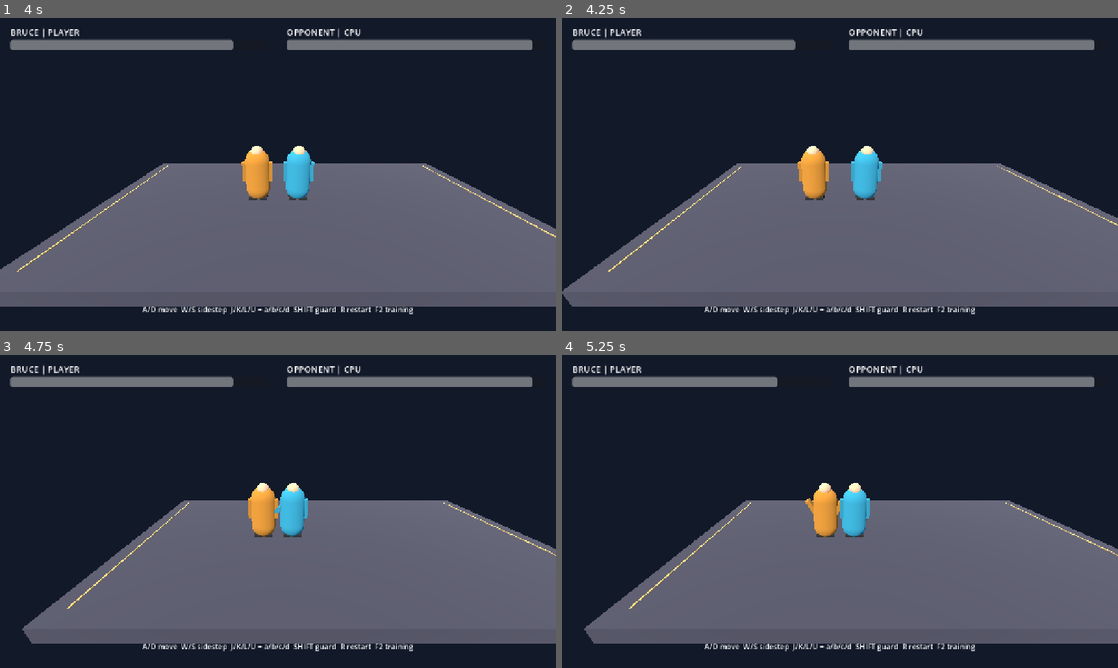
Above: before the commit, frames 1-4 (two rows, left to right).
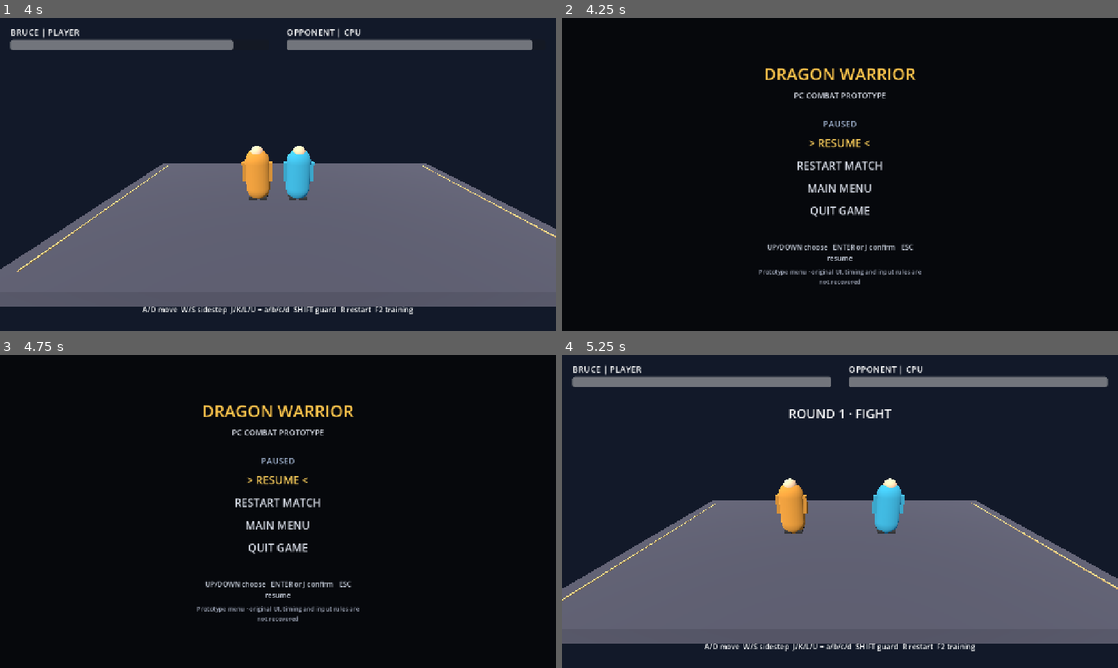
Above: after the commit, the same moments.

Repository: wucong220/brucelee-pc-port
Game: Godot game, scene res://scenes/main.tscn
Same seed, same stepped clock (60 frames per second), same inputs: the game is played once before the commit and once after it.
Inputs (mouse positions are in pixels of both pictures, inside the frame that each line leads up to):
- Up to frame 1 (4 s): tap Enter at 0.5, 0.6, 3.8 s; move the mouse to (400, 158) at 0.52 s; hold D 0.53-1.25 s; click (400, 158) at 0.67 s; tap Keypad Enter at 0.8 s; drag from (166, 190) to (250, 237) at 1.27 s; move the mouse to (333, 105) at 2.02 s; hold D 2.03-2.75 s; tap J at 2.1 s; click (333, 105) at 2.17 s; tap K at 2.3 s; drag from (250, 237) to (111, 127) at 2.77 s; move the mouse to (444, 221) at 3.52 s; hold A from 3.53 s (still down); tap U at 3.6 s; click (444, 221) at 3.67 s
- Up to frame 2 (4.25 s): keep holding A; tap Escape at 4.15 s
- Up to frame 3 (4.75 s): release A at 4.25 s; drag from (111, 464) to (194, 433) at 4.27 s
- Up to frame 4 (5.25 s): move the mouse to (867, 511) at 5.02 s; hold Down from 5.03 s (still down); tap Keypad Enter at 5.1 s; click (867, 511) at 5.17 s

Frame 1 is identical in both runs. In frame 2, 99% of the frame differs, in the area x 0-100%, y 0-100%; in frame 3, 99%; in frame 4, 9.6%.

Commit message:
Add prototype main and pause menus

Diff:
--- a/godot/project.godot
+++ b/godot/project.godot
@@ -11,6 +11,7 @@
 window/size/viewport_width=1280
 window/size/viewport_height=720
 window/stretch/mode="canvas_items"
+window/stretch/aspect="expand"
 
 [rendering]
 renderer/rendering_method="gl_compatibility"
--- a/godot/scripts/main.gd
+++ b/godot/scripts/main.gd
@@ -4,11 +4,13 @@
 
 const CandidateBounds = preload("res://scripts/candidate_bounds.gd")
 const CandidatePathGuard = preload("res://scripts/candidate_path_guard.gd")
+const PrototypeMenu = preload("res://scripts/prototype_menu.gd")
 const CANDIDATE_HEIGHT_TOLERANCE: float = 0.01
 
 var player: PortFighter
 var computer: PortFighter
 var hud: PortHUD
+var prototype_menu: PortPrototypeMenu
 var fight_camera: Camera3D
 var combat_audio: Node
 var _candidate_audio: Dictionary = {}
@@ -19,6 +21,9 @@
 var done: bool = false
 var training_mode: bool = false
 var training_completed: bool = false
+var main_menu_enabled: bool = false
+var main_menu_active: bool = false
+var menu_paused: bool = false
 var elapsed: float = 0.0
 var notice_timer: float = 0.0
 var rng: RandomNumberGenerator = RandomNumberGenerator.new()
@@ -30,8 +35,15 @@
     _build_combat_audio()
     hud = PortHUD.new()
     add_child(hud)
+    prototype_menu = PortPrototypeMenu.new()
+    add_child(prototype_menu)
+    prototype_menu.command_requested.connect(_on_menu_command)
+    var export_self_test: bool = OS.get_environment("BRUCELEE_EXPORT_SELF_TEST") == "1"
+    main_menu_enabled = false if export_self_test else _should_show_main_menu()
     _reset_match()
-    if OS.get_environment("BRUCELEE_EXPORT_SELF_TEST") == "1":
+    if main_menu_enabled:
+        _open_main_menu()
+    if export_self_test:
         call_deferred("_run_export_self_test")
 
 
@@ -289,6 +301,61 @@
     notice_timer = 1.2
     hud.show_message("TRAINING · K L L / K U U" if training_mode else "ROUND 1 · FIGHT")
     _update_fight_camera()
+
+func _should_show_main_menu() -> bool:
+    var setting: String = OS.get_environment("BRUCELEE_MAIN_MENU")
+    if setting == "1":
+        return true
+    if setting == "0":
+        return false
+    return not OS.has_feature("editor")
+
+func _open_main_menu() -> void:
+    main_menu_active = true
+    menu_paused = false
+    player.move_axis = Vector2.ZERO
+    computer.move_axis = Vector2.ZERO
+    hud.visible = false
+    prototype_menu.show_main_menu()
+    get_tree().paused = true
+
+func _open_pause_menu() -> void:
+    menu_paused = true
+    player.move_axis = Vector2.ZERO
+    computer.move_axis = Vector2.ZERO
+    hud.visible = true
+    prototype_menu.show_pause_menu()
+    get_tree().paused = true
+
+func _leave_menu() -> void:
+    main_menu_active = false
+    menu_paused = false
+    hud.visible = true
+    prototype_menu.hide_menu()
+    get_tree().paused = false
+
+func _on_menu_command(command: String) -> void:
+    match command:
+        "fight":
+            training_mode = false
+            _leave_menu()
+            _reset_match()
+        "training":
+            if _training_available():
+                training_mode = true
+                _leave_menu()
+                _reset_match()
+            else:
+                prototype_menu.show_error("TRAINING NEEDS CANDIDATE ANIMATIONS")
+        "resume":
+            _leave_menu()
+        "restart":
+            _leave_menu()
+            _reset_match()
+        "main_menu":
+            _open_main_menu()
+        "quit":
+            get_tree().quit()
 
 func _build_combat_audio() -> void:
     combat_audio = Node.new()
@@ -387,6 +454,10 @@
     if hud == null:
         return
     hud.set_health(player.health, computer.health)
+    if main_menu_active or menu_paused:
+        player.move_axis = Vector2.ZERO
+        computer.move_axis = Vector2.ZERO
+        return
     hud.set_context_hint(_contextual_controls())
     if notice_timer > 0.0:
         notice_timer -= delta
@@ -494,6 +565,11 @@
     var key_event: InputEventKey = event as InputEventKey
     if not key_event.pressed or key_event.echo:
         return
+    if prototype_menu != null and prototype_menu.handle_key_event(key_event):
+        return
+    if key_event.keycode == KEY_ESCAPE:
+        _open_pause_menu()
+        return
     if done and key_event.keycode not in [KEY_R, KEY_F2]:
         return
     if training_completed and key_event.keycode not in [KEY_R, KEY_F2]:
--- /dev/null
+++ b/godot/scripts/prototype_menu.gd
@@ -0,0 +1,221 @@
+extends CanvasLayer
+class_name PortPrototypeMenu
+
+## PC-only prototype menu. This does not claim parity with the Android game's UI.
+
+signal command_requested(command: String)
+
+const CandidatePathGuard = preload("res://scripts/candidate_path_guard.gd")
+const MAIN_COMMANDS: Array[String] = ["fight", "training", "quit"]
+const MAIN_LABELS: Array[String] = ["VS FIGHT", "GROUND TRAINING", "QUIT GAME"]
+const PAUSE_COMMANDS: Array[String] = ["resume", "restart", "main_menu", "quit"]
+const PAUSE_LABELS: Array[String] = [
+    "RESUME",
+    "RESTART MATCH",
+    "MAIN MENU",
+    "QUIT GAME",
+]
+
+var menu_state: String = "hidden"
+var selected_index: int = 0
+var background_loaded: bool = false
+var background_error: String = ""
+var background_path: String = ""
+var item_labels: Array[Label] = []
+var background: TextureRect
+var mode_label: Label
+var status_label: Label
+var controls_label: Label
+
+func _ready() -> void:
+    process_mode = Node.PROCESS_MODE_ALWAYS
+    layer = 30
+    _build_ui()
+    _load_background()
+    hide_menu()
+
+func _build_ui() -> void:
+    var screen: Control = Control.new()
+    screen.set_anchors_and_offsets_preset(Control.PRESET_FULL_RECT)
+    screen.mouse_filter = Control.MOUSE_FILTER_IGNORE
+    add_child(screen)
+    var fallback: ColorRect = ColorRect.new()
+    fallback.set_anchors_and_offsets_preset(Control.PRESET_FULL_RECT)
+    fallback.color = Color(0.035, 0.045, 0.065, 1.0)
+    fallback.mouse_filter = Control.MOUSE_FILTER_IGNORE
+    screen.add_child(fallback)
+    background = TextureRect.new()
+    background.set_anchors_and_offsets_preset(Control.PRESET_FULL_RECT)
+    background.expand_mode = TextureRect.EXPAND_IGNORE_SIZE
+    background.stretch_mode = TextureRect.STRETCH_KEEP_ASPECT_COVERED
+    background.texture_filter = CanvasItem.TEXTURE_FILTER_LINEAR
+    background.mouse_filter = Control.MOUSE_FILTER_IGNORE
+    screen.add_child(background)
+    var shade: ColorRect = ColorRect.new()
+    shade.set_anchors_and_offsets_preset(Control.PRESET_FULL_RECT)
+    shade.color = Color(0.015, 0.02, 0.035, 0.58)
+    shade.mouse_filter = Control.MOUSE_FILTER_IGNORE
+    screen.add_child(shade)
+
+    var center: CenterContainer = CenterContainer.new()
+    center.set_anchors_and_offsets_preset(Control.PRESET_FULL_RECT)
+    center.mouse_filter = Control.MOUSE_FILTER_IGNORE
+    screen.add_child(center)
+    var panel: VBoxContainer = VBoxContainer.new()
+    panel.custom_minimum_size = Vector2(380.0, 0.0)
+    panel.add_theme_constant_override("separation", 10)
+    center.add_child(panel)
+    var title: Label = Label.new()
+    title.text = "DRAGON WARRIOR"
+    title.horizontal_alignment = HORIZONTAL_ALIGNMENT_CENTER
+    title.add_theme_font_size_override("font_size", 38)
+    title.add_theme_color_override("font_color", Color(1.0, 0.78, 0.30))
+    panel.add_child(title)
+    var subtitle: Label = Label.new()
+    subtitle.text = "PC COMBAT PROTOTYPE"
+    subtitle.horizontal_alignment = HORIZONTAL_ALIGNMENT_CENTER
+    subtitle.add_theme_font_size_override("font_size", 18)
+    subtitle.add_theme_color_override("font_color", Color(0.86, 0.88, 0.92))
+    panel.add_child(subtitle)
+    var spacer: Control = Control.new()
+    spacer.custom_minimum_size = Vector2(0.0, 18.0)
+    panel.add_child(spacer)
+    mode_label = Label.new()
+    mode_label.horizontal_alignment = HORIZONTAL_ALIGNMENT_CENTER
+    mode_label.add_theme_font_size_override("font_size", 20)
+    mode_label.add_theme_color_override("font_color", Color(0.70, 0.78, 0.90))
+    panel.add_child(mode_label)
+    for index: int in range(PAUSE_LABELS.size()):
+        var label: Label = Label.new()
+        label.custom_minimum_size = Vector2(0.0, 42.0)
+        label.horizontal_alignment = HORIZONTAL_ALIGNMENT_CENTER
+        label.vertical_alignment = VERTICAL_ALIGNMENT_CENTER
+        label.add_theme_font_size_override("font_size", 25)
+        panel.add_child(label)
+        item_labels.append(label)
+    status_label = Label.new()
+    status_label.custom_minimum_size = Vector2(0.0, 30.0)
+    status_label.horizontal_alignment = HORIZONTAL_ALIGNMENT_CENTER
+    status_label.vertical_alignment = VERTICAL_ALIGNMENT_CENTER
+    status_label.autowrap_mode = TextServer.AUTOWRAP_WORD_SMART
+    status_label.add_theme_font_size_override("font_size", 17)
+    status_label.add_theme_color_override("font_color", Color(1.0, 0.55, 0.40))
+    panel.add_child(status_label)
+    controls_label = Label.new()
+    controls_label.text = "UP/DOWN select   ENTER/J confirm   ESC resume"
+    controls_label.horizontal_alignment = HORIZONTAL_ALIGNMENT_CENTER
+    controls_label.autowrap_mode = TextServer.AUTOWRAP_WORD_SMART
+    controls_label.add_theme_font_size_override("font_size", 16)
+    controls_label.add_theme_color_override("font_color", Color(0.78, 0.81, 0.86))
+    panel.add_child(controls_label)
+    var disclaimer: Label = Label.new()
+    disclaimer.text = "Prototype menu · original UI, timing and input rules are not recovered"
+    disclaimer.horizontal_alignment = HORIZONTAL_ALIGNMENT_CENTER
+    disclaimer.autowrap_mode = TextServer.AUTOWRAP_WORD_SMART
+    disclaimer.add_theme_font_size_override("font_size", 14)
+    disclaimer.add_theme_color_override("font_color", Color(0.64, 0.67, 0.74))
+    panel.add_child(disclaimer)
+
+func _load_background() -> void:
+    background_path = OS.get_environment("BRUCELEE_MAINMENU_PATH")
+    if background_path.is_empty():
+        var local_app_data: String = OS.get_environment("LOCALAPPDATA")
+        if local_app_data.is_empty():
+            background_error = "LOCALAPPDATA is unavailable"
+            return
+        background_path = local_app_data.path_join(
+            "BruceLee-PC-Port/p5-menu-assets-20261030/mainmenu_default.png"
+        )
+    background_error = CandidatePathGuard.external_path_error(
+        background_path, "prototype menu background"
+    )
+    if not background_error.is_empty():
+        return
+    var image: Image = Image.new()
+    if image.load(background_path) != OK:
+        background_error = "prototype menu background failed to load: " + background_path
+        return
+    background.texture = ImageTexture.create_from_image(image)
+    background_loaded = true
+
+func show_main_menu() -> void:
+    menu_state = "main"
+    selected_index = 0
+    visible = true
+    mode_label.text = "MAIN MENU"
+    status_label.text = ""
+    controls_label.text = "UP/DOWN choose   ENTER or J confirm"
+    _refresh_items(MAIN_LABELS)
+
+func show_pause_menu() -> void:
+    menu_state = "pause"
+    selected_index = 0
+    visible = true
+    mode_label.text = "PAUSED"
+    status_label.text = ""
+    controls_label.text = "UP/DOWN choose   ENTER or J confirm   ESC resume"
+    _refresh_items(PAUSE_LABELS)
+
+func hide_menu() -> void:
+    menu_state = "hidden"
+    visible = false
+
+func show_error(value: String) -> void:
+    status_label.text = value
+
+func selected_command() -> String:
+    var commands: Array[String] = (
+        MAIN_COMMANDS if menu_state == "main" else PAUSE_COMMANDS
+    )
+    if selected_index < 0 or selected_index >= commands.size():
+        return ""
+    return commands[selected_index]
+
+func handle_key_event(event: InputEventKey) -> bool:
+    if not visible:
+        return false
+    if not event.pressed or event.echo:
+        return true
+    var commands: Array[String] = (
+        MAIN_COMMANDS if menu_state == "main" else PAUSE_COMMANDS
+    )
+    match event.keycode:
+        KEY_UP, KEY_W:
+            selected_index = wrapi(selected_index - 1, 0, commands.size())
+            _refresh_selection()
+        KEY_DOWN, KEY_S:
+            selected_index = wrapi(selected_index + 1, 0, commands.size())
+            _refresh_selection()
+        KEY_ENTER, KEY_KP_ENTER, KEY_J:
+            var command: String = selected_command()
+            if not command.is_empty():
+                command_requested.emit(command)
+        KEY_ESCAPE:
+            if menu_state == "pause":
+                command_requested.emit("resume")
+    return true
+
+func _input(event: InputEvent) -> void:
+    if event is InputEventKey:
+        if handle_key_event(event as InputEventKey):
+            get_viewport().set_input_as_handled()
+
+func _refresh_items(labels: Array[String]) -> void:
+    for index: int in range(item_labels.size()):
+        item_labels[index].visible = index < labels.size()
+        if index < labels.size():
+            item_labels[index].set_meta("base_text", labels[index])
+    _refresh_selection()
+
+func _refresh_selection() -> void:
+    for index: int in range(item_labels.size()):
+        var label: Label = item_labels[index]
+        if not label.visible:
+            continue
+        var base_text: String = String(label.get_meta("base_text", label.text))
+        var selected: bool = index == selected_index
+        label.text = ("> " + base_text + " <" if selected else base_text)
+        label.add_theme_color_override(
+            "font_color",
+            Color(1.0, 0.82, 0.36) if selected else Color(0.84, 0.86, 0.90)
+        )
--- /dev/null
+++ b/godot/tests/validate_prototype_menu.gd
@@ -0,0 +1,180 @@
+extends SceneTree
+## Validate the PC-only main/pause menu against real local candidate resources.
+
+const CandidatePathGuard = preload("res://scripts/candidate_path_guard.gd")
+
+func _initialize() -> void:
+    call_deferred("_run")
+
+func _key(keycode: Key) -> InputEventKey:
+    var event: InputEventKey = InputEventKey.new()
+    event.keycode = keycode
+    event.pressed = true
+    return event
+
+func _run() -> void:
+    var args: PackedStringArray = OS.get_cmdline_user_args()
+    if args.size() < 2 or args.size() > 3:
+        push_error("Expected Bruce GLB, Brick GLB, and optional menu PNG")
+        quit(1)
+        return
+    OS.set_environment("BRUCELEE_PLAYER_GLB", args[0])
+    OS.set_environment("BRUCELEE_OPPONENT_GLB", args[1])
+    OS.set_environment("BRUCELEE_MAIN_MENU", "1")
+    if args.size() == 3:
+        OS.set_environment("BRUCELEE_MAINMENU_PATH", args[2])
+        var background_error: String = CandidatePathGuard.external_path_error(
+            args[2], "prototype menu background"
+        )
+        if not background_error.is_empty():
+            push_error("Menu background guard failed: " + background_error)
+            quit(1)
+            return
+    else:
+        OS.set_environment("BRUCELEE_MAINMENU_PATH", "")
+    var scene: Node = load("res://scenes/main.tscn").instantiate()
+    root.add_child(scene)
+    current_scene = scene
+    await process_frame
+    scene.set_process(false)
+    scene.set_physics_process(false)
+    var player: PortFighter = scene.get("player")
+    var computer: PortFighter = scene.get("computer")
+    player.set_physics_process(false)
+    computer.set_physics_process(false)
+    var menu: PortPrototypeMenu = scene.get("prototype_menu")
+    if menu == null or not menu.visible or not scene.get("main_menu_active"):
+        push_error("Exported-menu override did not open the main menu")
+        quit(1)
+        return
+    if root.content_scale_aspect != Window.CONTENT_SCALE_ASPECT_EXPAND:
+        push_error("Window content scaling does not expand narrow viewports")
+        quit(1)
+        return
+    var menu_screen: Control = menu.get_child(0) as Control
+    var default_window_size: Vector2i = root.size
+    root.size = Vector2i(480, 900)
+    await process_frame
+    if (menu_screen == null
+            or menu_screen.size.x < 1279.0
+            or menu_screen.size.y < 2398.0):
+        push_error("Menu canvas did not fill the expanded 480x900 viewport")
+        quit(1)
+        return
+    root.size = default_window_size
+    await process_frame
+    if menu.selected_command() != "fight" or menu.menu_state != "main":
+        push_error("Main menu did not start on VS FIGHT")
+        quit(1)
+        return
+    if args.size() == 3 and not menu.background_loaded:
+        push_error("External menu background did not load: " + menu.background_error)
+        quit(1)
+        return
+    Input.parse_input_event(_key(KEY_DOWN))
+    await process_frame
+    if menu.selected_command() != "training":
+        push_error("Main menu did not select ground training")
+        quit(1)
+        return
+    Input.parse_input_event(_key(KEY_UP))
+    await process_frame
+    Input.parse_input_event(_key(KEY_J))
+    await process_frame
+    if menu.visible or scene.get("main_menu_active") or scene.get("training_mode"):
+        push_error("VS FIGHT did not leave the main menu")
+        quit(1)
+        return
+    if paused:
+        push_error("Tree remained paused after VS FIGHT")
+        quit(1)
+        return
+    if player.state != "idle":
+        push_error("Menu confirmation leaked into a gameplay attack")
+        quit(1)
+        return
+    if menu.process_mode != Node.PROCESS_MODE_ALWAYS:
+        push_error("Menu cannot process input while the tree is paused")
+        quit(1)
+        return
+    player.set_physics_process(true)
+    computer.set_physics_process(true)
+    if not player.request_attack("punch"):
+        push_error("Could not start a punch before pause validation")
+        quit(1)
+        return
+    scene._unhandled_key_input(_key(KEY_ESCAPE))
+    await process_frame
+    if not menu.visible or not scene.get("menu_paused") or menu.menu_state != "pause":
+        push_error("Escape did not open the pause menu")
+        quit(1)
+        return
+    if not paused:
+        push_error("Pause menu did not pause the scene tree")
+        quit(1)
+        return
+    if menu.selected_command() != "resume":
+        push_error("Pause menu did not start on resume")
+        quit(1)
+        return
+    var paused_state_time: float = player.state_time
+    var paused_position: Vector3 = player.position
+    var paused_health: float = computer.health
+    for _frame: int in 3:
+        await physics_frame
+    if (not is_equal_approx(player.state_time, paused_state_time)
+            or not player.position.is_equal_approx(paused_position)
+            or not is_equal_approx(computer.health, paused_health)):
+        push_error("Fighter gameplay advanced while the pause menu was open")
+        quit(1)
+        return
+    menu._input(_key(KEY_ESCAPE))
+    await process_frame
+    if menu.visible or scene.get("menu_paused"):
+        push_error("Escape did not resume from the pause menu")
+        quit(1)
+        return
+    if paused:
+        push_error("Resume left the scene tree paused")
+        quit(1)
+        return
+    await physics_frame
+    if is_equal_approx(player.state_time, paused_state_time):
+        push_error("Fighter gameplay did not resume after closing the pause menu")
+        quit(1)
+        return
+    player.set_physics_process(false)
+    computer.set_physics_process(false)
+    scene._reset_match()
+    scene._unhandled_key_input(_key(KEY_ESCAPE))
+    menu.handle_key_event(_key(KEY_DOWN))
+    if menu.selected_command() != "restart":
+        push_error("Pause menu did not select restart")
+        quit(1)
+        return
+    menu.handle_key_event(_key(KEY_DOWN))
+    if menu.selected_command() != "main_menu":
+        push_error("Pause menu did not select main menu")
+        quit(1)
+        return
+    menu.handle_key_event(_key(KEY_ENTER))
+    await process_frame
+    if not menu.visible or not scene.get("main_menu_active") or menu.menu_state != "main":
+        push_error("Pause menu did not return to the main menu")
+        quit(1)
+        return
+    menu.handle_key_event(_key(KEY_DOWN))
+    menu.handle_key_event(_key(KEY_ENTER))
+    await process_frame
+    if menu.visible or not scene.get("training_mode") or scene.get("main_menu_active"):
+        push_error("Ground training did not start from the main menu")
+        quit(1)
+        return
+    print("PROTOTYPE_MENU_VALIDATION=" + JSON.stringify({
+        "background_loaded": menu.background_loaded,
+        "fight_started": true,
+        "pause_froze_gameplay": true,
+        "pause_resumed": true,
+        "training_started": true,
+    }))
+    quit(0)
Not shown, added: godot/scripts/prototype_menu.gd.uid
Not shown, added: godot/tests/validate_prototype_menu.gd.uid
Not shown, changed: docs/PHASES.md
Not shown, changed: validate_candidate.ps1
